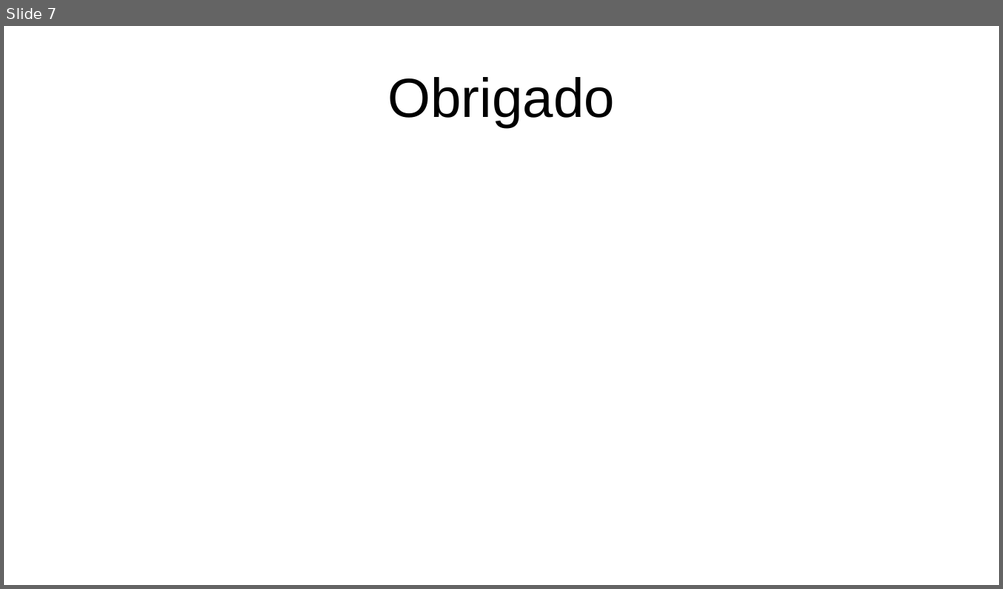
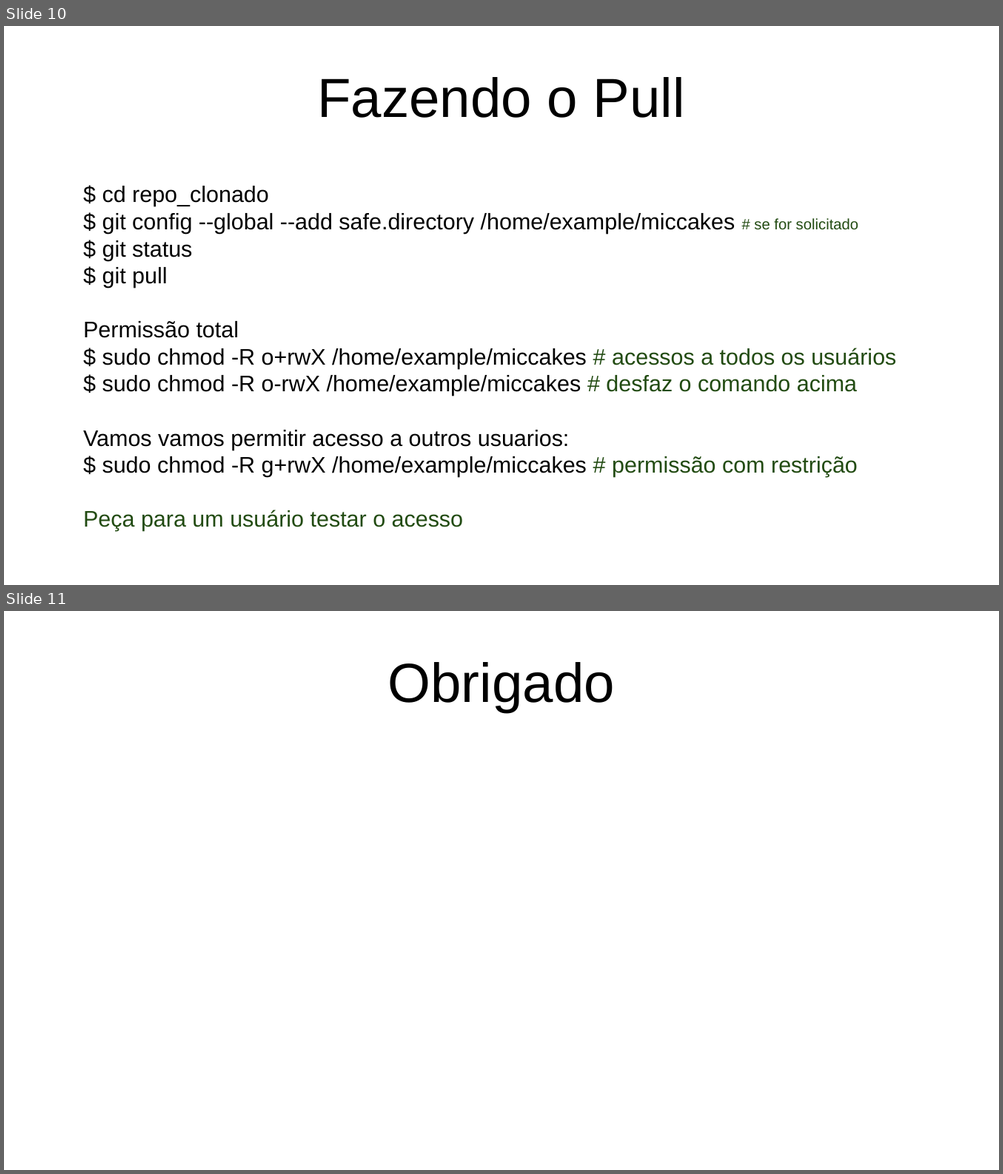
Before and after one commit to RodrigoKartcheski/docker, a slide deck: docker_operator/git bare.odp. Shown one above the other, each under a label of ours: slide 7 before the commit, slides 10 and 11 after it. The pictures are 1003x589 and 1003x1174 pixels, drawn with LibreOffice and Linux fonts; fonts in the diff are those of the drawing. Boxes give left, top, right and bottom in pixels: in the first picture for what was removed or moved away, otherwise in the second. Text is boxed around its words. In the diff, an @@ line names an element or a change of style, - is before the commit and + after.

Commit message:
atualizando a apresentação com git pull

```diff
--- a/docker_operator/git bare.odp
+++ b/docker_operator/git bare.odp
@@ slide 10 added at (x1=4, y1=26, x2=999, y2=585), background #FFFFFF @@
@@ title added at (x1=317, y1=77, x2=685, y2=118), 44 pt, text #000000 @@
+Fazendo o Pull
@@ text added at (x1=83, y1=186, x2=896, y2=531), 18 pt, text #000000 @@
+$ cd repo_clonado
+$ git config --global --add safe.directory /home/example/miccakes # se for solicitado
+$ git status
+$ git pull
+Permissão total
+$ sudo chmod -R o+rwX /home/example/miccakes # acessos a todos os usuários
+$ sudo chmod -R o-rwX /home/example/miccakes # desfaz o comando acima
+Vamos vamos permitir acesso a outros usuarios:
+$ sudo chmod -R g+rwX /home/example/miccakes # permissão com restrição
+Peça para um usuário testar o acesso
@@ what was slide 7 is now slide 11 @@
```
Also in this commit, not shown: 3 other slides added.
